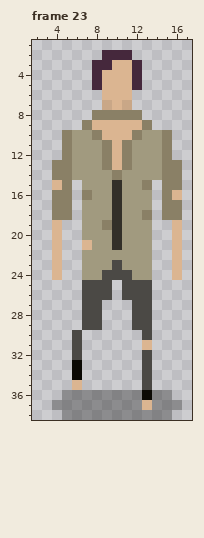
File history of a pixel-art file, core/assets/sprites/npc/player2.aseprite. Above is the file before it was changed.
22x39 pixels, 23 frames. Shown: frame 23: x 2..17, y 1..38.
And afterwards:
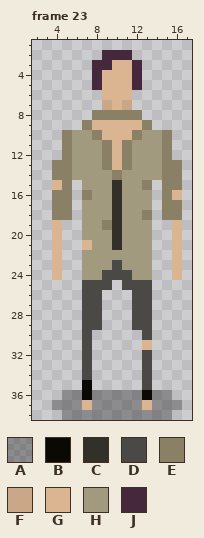
Palette (. is transparent): A #00000051  B #0b0904  C #333029  D #4b4945  E #8a8066  F #c9a787  G #dbb591  H #a19a7f  J #45283c
Diff:
--- frame 23
@@ x 7..13 @@
 25 DDD.DDD
-26 DDD.DDD
+26 DD...DD
 27 DD...DD
@@ x 4..9 @@
 29 ...DD.
-30 ..D...
-31 ..D...
-32 ..D...
-33 ..B...
-34 ..B...
-35 ..G...
-36 .AAAAA
-37 AAAAAA
+30 ...D..
+31 ...D..
+32 ...D..
+33 ...D..
+34 ...D..
+35 ...B..
+36 .AABAA
+37 AAAGAA
 38 .AAAAA
Where, in picture pixels (left, top, right, bottom), the same in both pictures:
changed: (72, 290, 132, 410)
